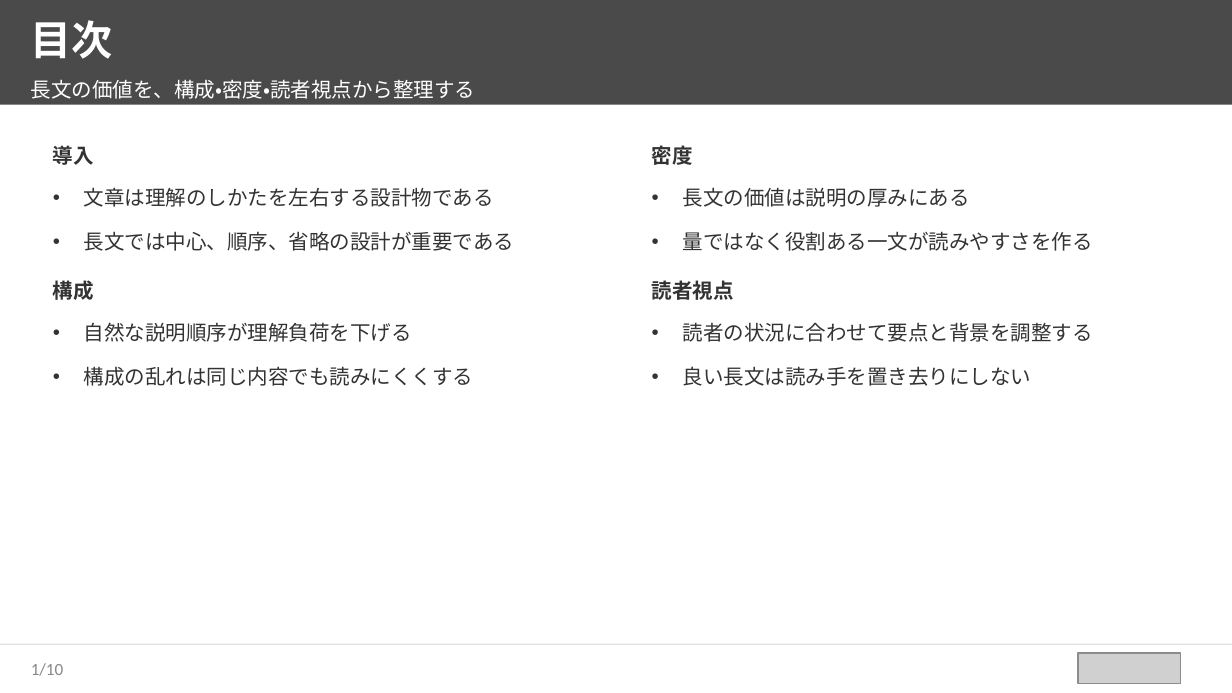
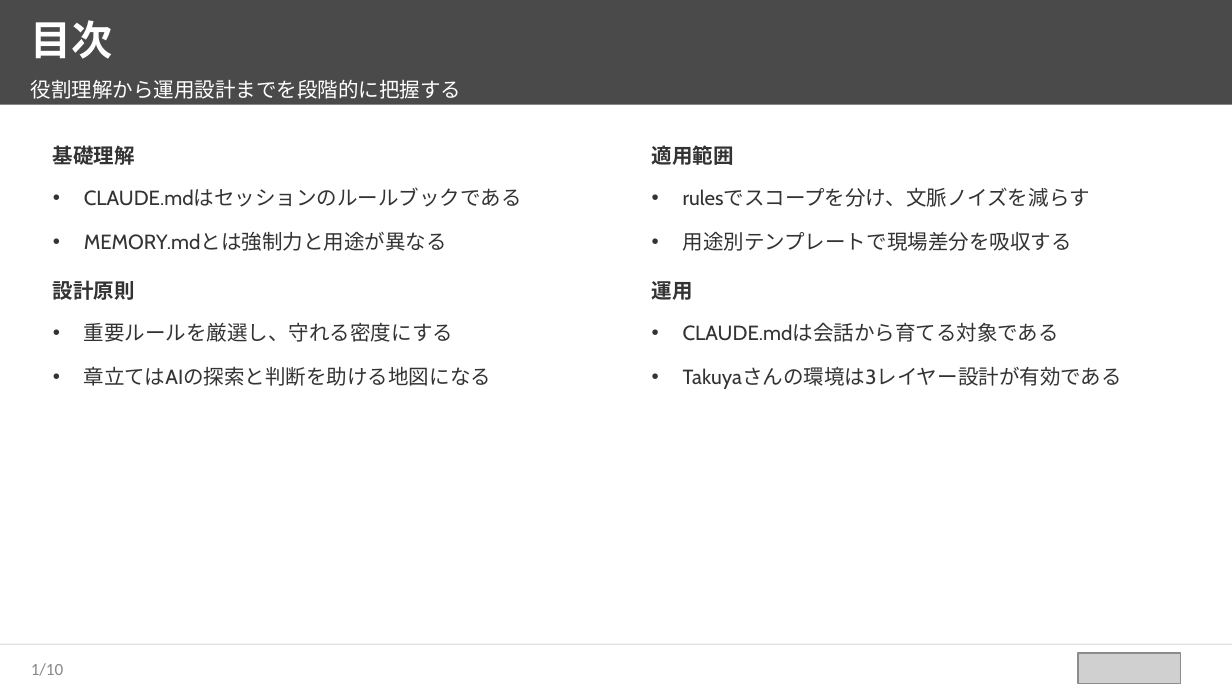
Before and after one commit to takuya109048/html2pptx, a slide deck: slide 2 of sample_source_deck.pptx. Drawn at 1232x693 pixels with LibreOffice and Linux fonts; fonts in the diff are those of the drawing; grey boxes stand for pictures. Boxes give left, top, right and bottom in pixels: in the first picture for what was removed or moved away, otherwise in the second. Text is boxed around its words. In the diff, an @@ line names an element or a change of style, - is before the commit and + after.

```diff
--- a/sample_source_deck.pptx
+++ b/sample_source_deck.pptx
@@ text at (31,79,462,99): text changed @@
-長文の価値を、構成・密度・読者視点から整理する
+役割理解から運用設計までを段階的に把握する
@@ text at (53,143,522,386): text changed @@
-導入
-• 文章は理解のしかたを左右する設計物である
-• 長文では中心、順序、省略の設計が重要である
-構成
-• 自然な説明順序が理解負荷を下げる
-• 構成の乱れは同じ内容でも読みにくくする
+基礎理解
+• CLAUDE.mdはセッションのルールブックである
+• MEMORY.mdとは強制力と用途が異なる
+設計原則
+• 重要ルールを厳選し、守れる密度にする
+• 章立てはAIの探索と判断を助ける地図になる
@@ text at (652,145,1122,389): text changed @@
-密度
-• 長文の価値は説明の厚みにある
-• 量ではなく役割ある一文が読みやすさを作る
-読者視点
-• 読者の状況に合わせて要点と背景を調整する
-• 良い長文は読み手を置き去りにしない
+適用範囲
+• rulesでスコープを分け、文脈ノイズを減らす
+• 用途別テンプレートで現場差分を吸収する
+運用
+• CLAUDE.mdは会話から育てる対象である
+• Takuyaさんの環境は3レイヤー設計が有効である
```
Also in this commit, not shown: 6 other slides changed, 3 slides added, 3 slides removed, 5 other files.
